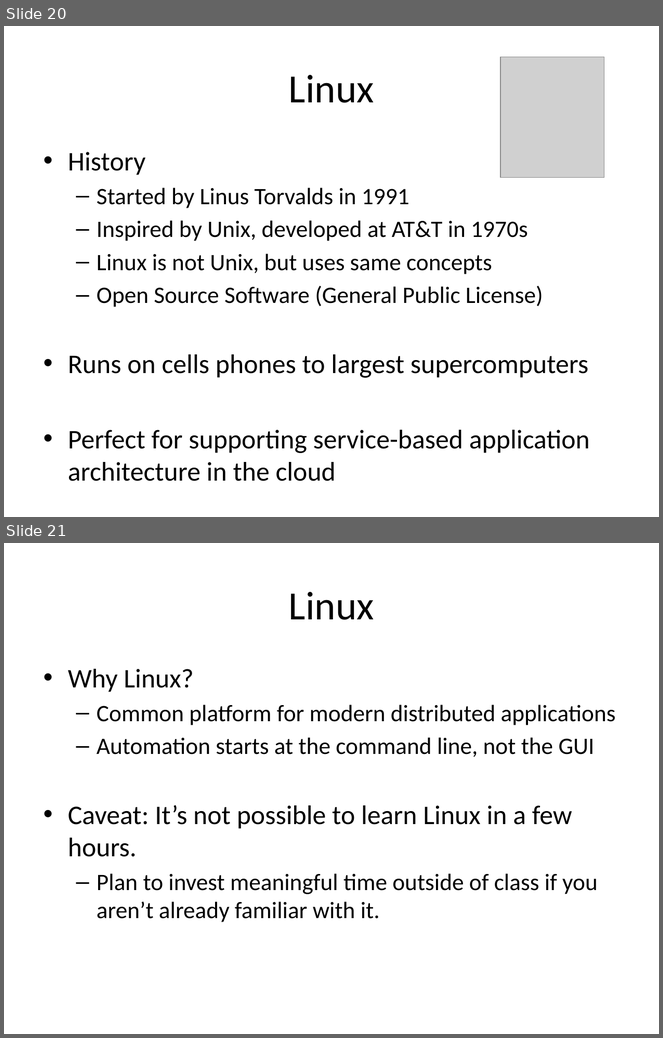
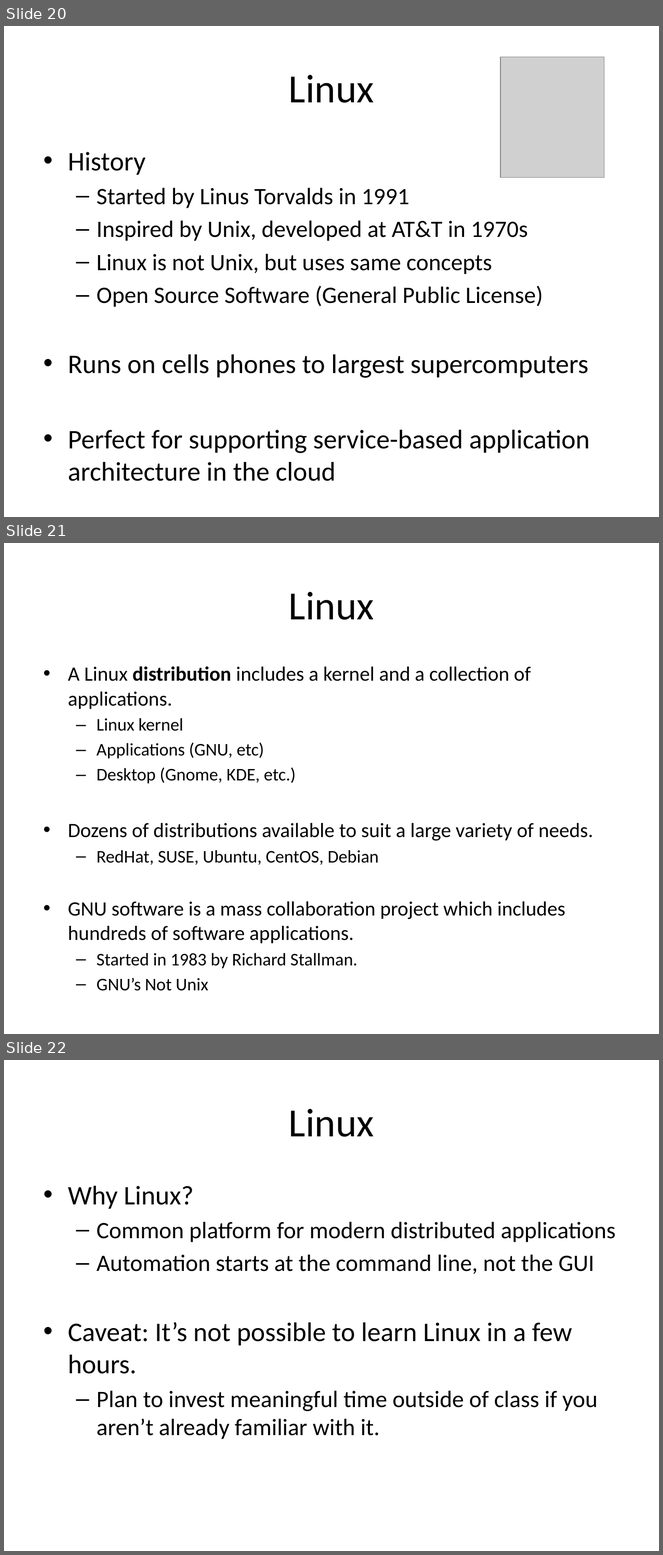
Before and after one commit to jasondbaker/infrastructure-class, a slide deck: lectures/infrastructure-week-2.pptx. Shown one above the other, each under a label of ours: slides 20 and 21 before the commit, slides 20, 21 and 22 after it. The pictures are 663x1038 and 663x1555 pixels, drawn with LibreOffice and Linux fonts; fonts in the diff are those of the drawing; grey boxes stand for pictures. Boxes give left, top, right and bottom in pixels: in the first picture for what was removed or moved away, otherwise in the second. Text is boxed around its words. In the diff, an @@ line names an element or a change of style, - is before the commit and + after.

```diff
--- a/lectures/infrastructure-week-2.pptx
+++ b/lectures/infrastructure-week-2.pptx
@@ slide 21 added at box(4, 543, 659, 1034), background #FFFFFF @@
@@ title added at box(289, 592, 374, 620), 44 pt, text #000000 @@
+Linux
@@ text added at box(68, 666, 593, 991), 22.4 pt, text #000000 @@
+• A Linux distribution includes a kernel and a collection of applications.
+  – Linux kernel
+  – Applications (GNU, etc)
+  – Desktop (Gnome, KDE, etc.)
+• Dozens of distributions available to suit a large variety of needs.
+  – RedHat, SUSE, Ubuntu, CentOS, Debian
+• GNU software is a mass collaboration project which includes hundreds of software applications.
+  – Started in 1983 by Richard Stallman.
+  – GNU’s Not Unix
@@ what was slide 21 is now slide 22 @@
```
Also in this commit, not shown: 3 slides changed, 27 other slides added, 1 slide removed.
